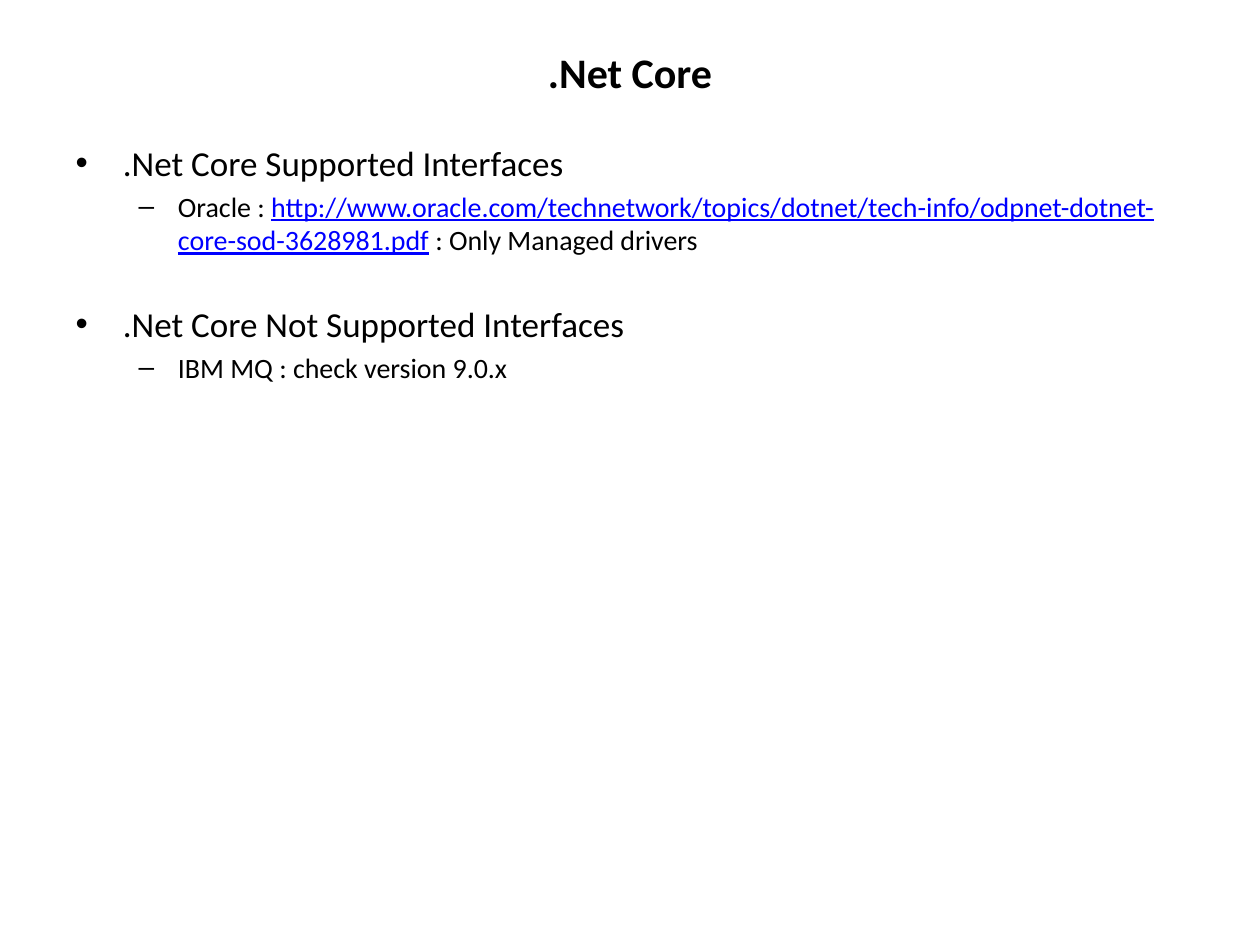
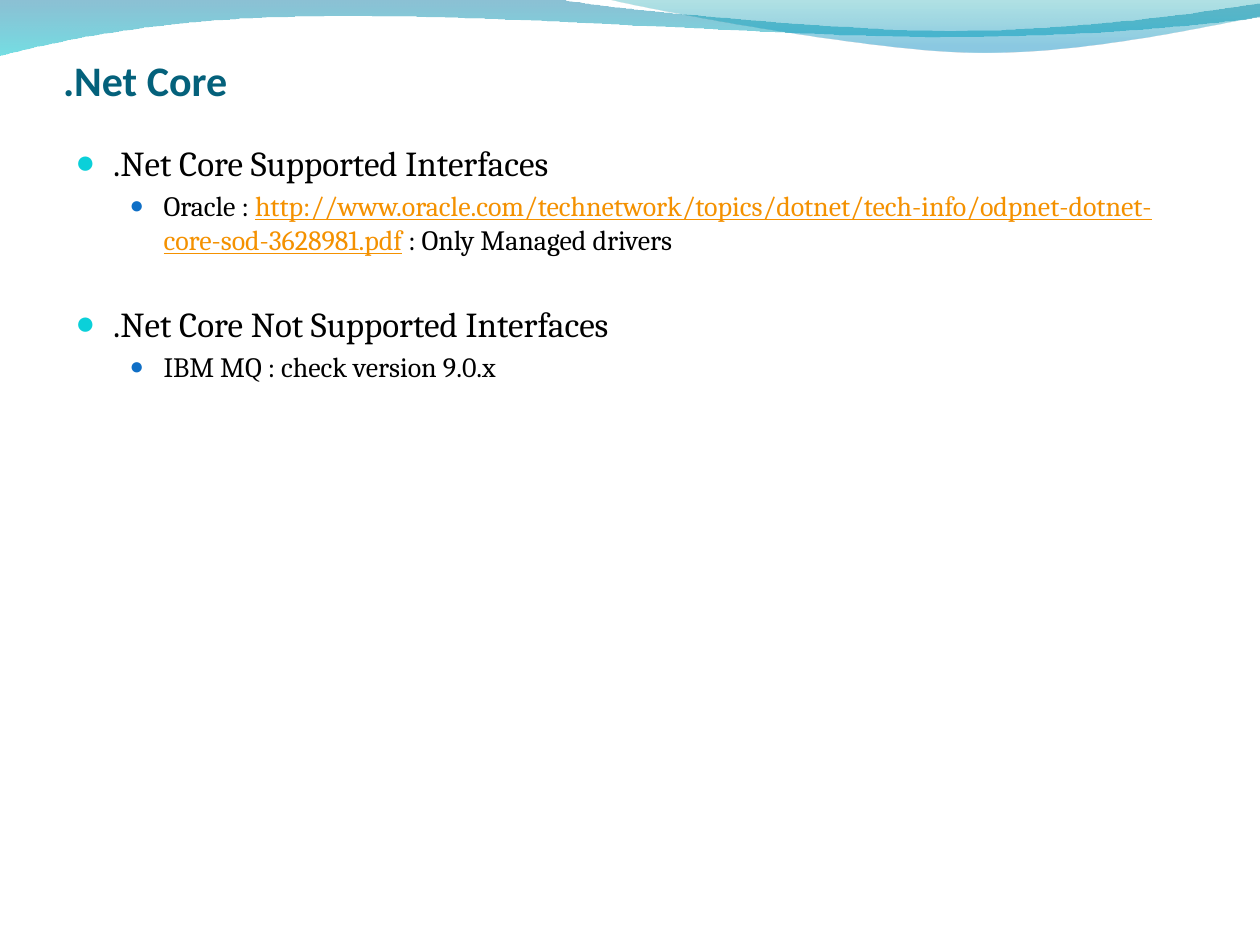
Before and after one commit to ygo74/microsvc, a slide deck: slide 16 of Documentation/Container Architecture.pptx (slide 10 before the commit). Drawn at 1260x945 pixels with LibreOffice and Linux fonts; fonts in the diff are those of the drawing; background and template pictures are left out. Boxes give left, top, right and bottom in pixels: in the first picture for what was removed or moved away, otherwise in the second. Text is boxed around its words. In the diff, an @@ line names an element or a change of style, - is before the commit and + after.

```diff
--- a/Documentation/Container Architecture.pptx
+++ b/Documentation/Container Architecture.pptx
@@ freeform shape added at [0, 0, 1260, 55], fill gradient #0074A1 to #00C6CF @@
@@ freeform shape added at [604, 0, 1260, 55], fill gradient #00A1A9 to #008BBF @@
@@ title ".Net Core" at [63, 68, 227, 97]: text colour #000000 to #04617B; alignment centre to left; vertical alignment middle to bottom @@
@@ text ".Net Core Supported Interfaces" at [113, 151, 1152, 382]: font Calibri to Cambria; text colour #0000FF to #F49100 in "http://www.oracle.com/technetwork/topics/dotnet/tech-info/od ..."; bullet • to ●; bullet – to ● @@
```
Also in this commit, not shown: 9 other slides changed, 7 slides added, 1 slide removed.
